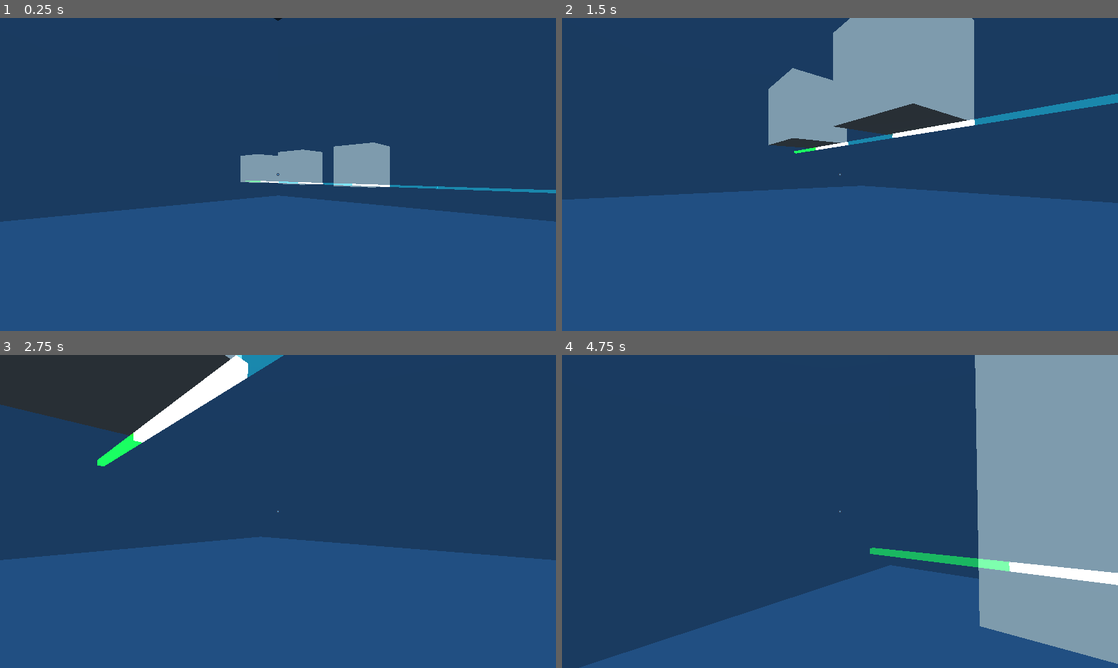
Above: before the commit, frames 1-4 (two rows, left to right).
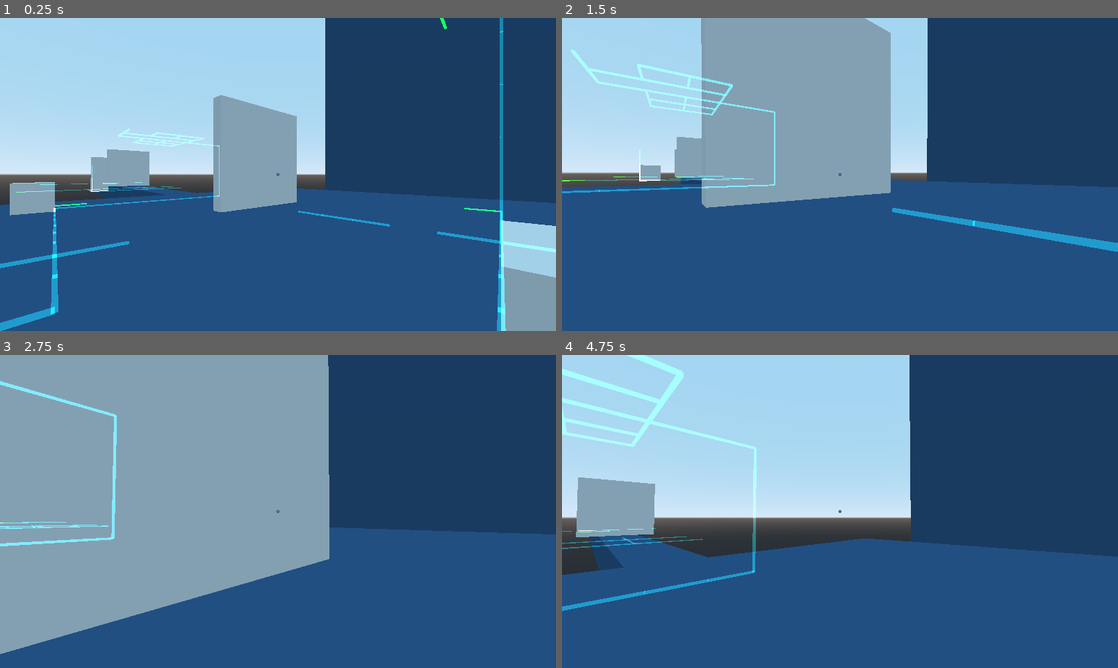
Above: after the commit, the same moments.

Repository: patrickgh3/rails
Game: Godot game, scene res://objects/World.tscn
Two runs of this game, one before a commit and one after it. Both use one fixed random seed, a clock stepped at 60 frames per second and the inputs below. The engine's default icon, where the game draws it, is replaced by a stand-in: a white triangle on a blue panel in a dark square.
Inputs (mouse positions are in pixels of both pictures, inside the frame that each line leads up to):
- Up to frame 1 (0.25 s): no input
- Up to frame 2 (1.5 s): tap Enter at 0.5 s; move the mouse to (867, 174) at 0.52 s; hold Up (ui_up) from 0.53 s (still down); tap C (crouch) at 0.6 s; move the mouse to (812, 174) at 1.27 s; click (812, 174) at 1.35 s
- Up to frame 3 (2.75 s): keep holding Up (ui_up); move the mouse to (289, 505) at 2.02 s; tap M at 2.1 s
- Up to frame 4 (4.75 s): move the mouse to (812, 574) at 2.77 s; tap C (crouch) at 2.85 s; tap Space at 3.5 s; move the mouse to (1006, 558) at 3.52 s; release Up (ui_up) at 3.53 s; hold Left (ui_left) from 3.53 s (still down); click (1006, 558) at 3.6 s; tap Enter at 4.25 s; move the mouse to (673, 464) at 4.27 s; tap M at 4.35 s

The runs differ from the first frame. In frame 1, 43% of the frame differs, in the area x 0-100%, y 0-100%; in frame 2, 38%; in frame 3, 50%; in frame 4, 76%.

Commit message:
Make some puzzle drafts, adjust leniency on rails

Diff:
--- a/rails/objects/Box.gd
+++ b/rails/objects/Box.gd
@@ -169,7 +169,7 @@
 	var pb = (point - line_b).length()
 	var difference = abs(ab - (ap + pb))
 	# Note: epsilon of 0.001 here was chosen pretty arbitrarily
-	var on = difference < 0.001
+	var on = difference < 0.0001
 	var barely = (ap < 0.001) != (pb < 0.001)
 	return {"on": on, "barely": barely}
 
--- a/rails/objects/Box.tscn
+++ b/rails/objects/Box.tscn
@@ -4,9 +4,9 @@
 
 [sub_resource type="CubeMesh" id=1]
 
+[sub_resource type="BoxShape" id=2]
+
 [sub_resource type="BoxShape" id=3]
-
-[sub_resource type="BoxShape" id=2]
 
 [node name="Box" type="Spatial"]
 transform = Transform( 1, 0, 0, 0, 1, 0, 0, 0, 1, 0, 0, -6 )
--- a/rails/objects/World.tscn
+++ b/rails/objects/World.tscn
@@ -11,7 +11,7 @@
 script = ExtResource( 5 )
 
 [node name="Player" parent="." instance=ExtResource( 4 )]
-transform = Transform( -0.707107, 0, 0.707107, 0, 1, 0, -0.707107, 0, -0.707107, 0, 1.29068, 0 )
+transform = Transform( -0.707107, 0, -0.707107, 0, 1, 0, 0.707107, 0, -0.707107, -5, 1.29068, 14 )
 
 [node name="Box" parent="." instance=ExtResource( 2 )]
 
@@ -19,16 +19,34 @@
 transform = Transform( 1, 0, 0, 0, 1, 0, 0, 0, 1, 2, 2, -6 )
 
 [node name="Box3" parent="." instance=ExtResource( 2 )]
-transform = Transform( 1, 0, 0, 0, 1, 0, 0, 0, 1, 6, 0, 4 )
+transform = Transform( 1, 0, 0, 0, 1, 0, 0, 0, 1, 7, 0, 4 )
+
+[node name="Box8" parent="." instance=ExtResource( 2 )]
+transform = Transform( 1, 0, 0, 0, 1, 0, 0, 0, 1, 6, 0, 13 )
+
+[node name="Box9" parent="." instance=ExtResource( 2 )]
+transform = Transform( 1, 0, 0, 0, 1, 0, 0, 0, 1, -6, 0, 15 )
+
+[node name="Box10" parent="." instance=ExtResource( 2 )]
+transform = Transform( 1, 0, 0, 0, 1, 0, 0, 0, 1, -10, 0, 19 )
+
+[node name="Box11" parent="." instance=ExtResource( 2 )]
+transform = Transform( 1, 0, 0, 0, 1, 0, 0, 0, 1, 17, 0, 16 )
+
+[node name="Box12" parent="." instance=ExtResource( 2 )]
+transform = Transform( 1, 0, 0, 0, 1, 0, 0, 0, 1, 35, 0, 18 )
 
 [node name="Box4" parent="." instance=ExtResource( 2 )]
-transform = Transform( 1, 0, 0, 0, 1, 0, 0, 0, 1, -6, 1, 6 )
+transform = Transform( 1, 0, 0, 0, 1, 0, 0, 0, 1, -6, 0, 7 )
 
 [node name="Box5" parent="." instance=ExtResource( 2 )]
-transform = Transform( 1, 0, 0, 0, 1, 0, 0, 0, 1, -6, 1, 4 )
+transform = Transform( 1, 0, 0, 0, 1, 0, 0, 0, 1, -6, 0, 6 )
 
 [node name="Box6" parent="." instance=ExtResource( 2 )]
-transform = Transform( 1, 0, 0, 0, 1, 0, 0, 0, 1, -6, 1, 2 )
+transform = Transform( 1, 0, 0, 0, 1, 0, 0, 0, 1, -6, 0, 5 )
+
+[node name="Box7" parent="." instance=ExtResource( 2 )]
+transform = Transform( 1, 0, 0, 0, 1, 0, 0, 0, 1, -6, 0, 4 )
 
 [node name="Rail2" parent="." instance=ExtResource( 3 )]
 transform = Transform( 1, 0, 0, 0, 1, 0, 0, 0, 1, 0, 0, -6 )
@@ -110,6 +128,24 @@
 [node name="Rail80" parent="." instance=ExtResource( 3 )]
 transform = Transform( 4.37114e-08, -3.82137e-15, 1, -8.74228e-08, -1, 0, 1, -8.74228e-08, -4.37114e-08, -6, 1, -3 )
 
+[node name="Rail81" parent="." instance=ExtResource( 3 )]
+transform = Transform( 4.37114e-08, -3.82137e-15, 1, 1, -4.37114e-08, -4.37114e-08, 4.37114e-08, 1, 1.91069e-15, -6, 0, -3 )
+
+[node name="Rail82" parent="." instance=ExtResource( 3 )]
+transform = Transform( 4.37114e-08, -3.82137e-15, 1, 1, -4.37114e-08, -4.37114e-08, 4.37114e-08, 1, 1.91069e-15, -6, 1, -3 )
+
+[node name="Rail83" parent="." instance=ExtResource( 3 )]
+transform = Transform( -1, 4.37114e-08, 0, 0, -1.91069e-15, 1, 4.37114e-08, 1, 1.91069e-15, -6, 1, -3 )
+
+[node name="Rail86" parent="." instance=ExtResource( 3 )]
+transform = Transform( -1, 4.37114e-08, 0, 0, -1.91069e-15, 1, 4.37114e-08, 1, 1.91069e-15, -7, 1, -3 )
+
+[node name="Rail87" parent="." instance=ExtResource( 3 )]
+transform = Transform( -1, 4.37114e-08, 0, 0, -1.91069e-15, 1, 4.37114e-08, 1, 1.91069e-15, -8, 1, -3 )
+
+[node name="Rail84" parent="." instance=ExtResource( 3 )]
+transform = Transform( -1, 4.37114e-08, 0, 0, -1.91069e-15, 1, 4.37114e-08, 1, 1.91069e-15, -5, 1, -3 )
+
 [node name="Rail33" parent="." instance=ExtResource( 3 )]
 transform = Transform( -1, 0, -8.74228e-08, 0, 1, 0, 8.74228e-08, 0, -1, 5, 0, 4 )
 
@@ -137,6 +173,161 @@
 [node name="Rail39" parent="." instance=ExtResource( 3 )]
 transform = Transform( 1, 0, 0, 0, 1, 0, 0, 0, 1, 5, 0, 5 )
 
+[node name="Rail88" parent="." instance=ExtResource( 3 )]
+transform = Transform( 1, 0, 0, 0, 1, 0, 0, 0, 1, 6, 0, 14 )
+
+[node name="Rail89" parent="." instance=ExtResource( 3 )]
+transform = Transform( 1, 0, 0, 0, 1, 0, 0, 0, 1, 5, 0, 14 )
+
+[node name="Rail90" parent="." instance=ExtResource( 3 )]
+transform = Transform( 1, 0, 0, 0, 1, 0, 0, 0, 1, 4, 0, 14 )
+
+[node name="Rail91" parent="." instance=ExtResource( 3 )]
+transform = Transform( 1, 0, 0, 0, 1, 0, 0, 0, 1, 3, 0, 14 )
+
+[node name="Rail92" parent="." instance=ExtResource( 3 )]
+transform = Transform( 1, 0, 0, 0, 1, 0, 0, 0, 1, 2, 0, 14 )
+
+[node name="Rail103" parent="." instance=ExtResource( 3 )]
+transform = Transform( 1, 0, 0, 0, 1, 0, 0, 0, 1, 1, 0, 14 )
+
+[node name="Rail106" parent="." instance=ExtResource( 3 )]
+transform = Transform( 1, 0, 0, 0, 1, 0, 0, 0, 1, -1, 0, 12 )
+
+[node name="Rail115" parent="." instance=ExtResource( 3 )]
+transform = Transform( 1, 0, 0, 0, 1, 0, 0, 0, 1, -2, 0, 12 )
+
+[node name="Rail109" parent="." instance=ExtResource( 3 )]
+transform = Transform( 1, 0, 0, 0, 1, 0, 0, 0, 1, 17, 0, 20 )
+
+[node name="Rail163" parent="." instance=ExtResource( 3 )]
+transform = Transform( 1, 0, 0, 0, 1, 0, 0, 0, 1, 17, 0, 16 )
+
+[node name="Rail164" parent="." instance=ExtResource( 3 )]
+transform = Transform( 1, 0, 0, 0, 1, 0, 0, 0, 1, 18, 0, 16 )
+
+[node name="Rail165" parent="." instance=ExtResource( 3 )]
+transform = Transform( 1, 0, 0, 0, 1, 0, 0, 0, 1, 19, 0, 16 )
+
+[node name="Rail152" parent="." instance=ExtResource( 3 )]
+transform = Transform( 1, 0, 0, 0, 1, 0, 0, 0, 1, 18, 0, 20 )
+
+[node name="Rail153" parent="." instance=ExtResource( 3 )]
+transform = Transform( 1, 0, 0, 0, 1, 0, 0, 0, 1, 19, 0, 20 )
+
+[node name="Rail154" parent="." instance=ExtResource( 3 )]
+transform = Transform( 1, 0, 0, 0, 1, 0, 0, 0, 1, 20, 0, 20 )
+
+[node name="Rail155" parent="." instance=ExtResource( 3 )]
+transform = Transform( 1, 0, 0, 0, 1, 0, 0, 0, 1, 21, 0, 20 )
+
+[node name="Rail151" parent="." instance=ExtResource( 3 )]
+transform = Transform( 1, 0, 0, 0, 1, 0, 0, 0, 1, 0, 0, 14 )
+
+[node name="Rail110" parent="." instance=ExtResource( 3 )]
+transform = Transform( 1, 0, 0, 0, 1, 0, 0, 0, 1, -1, 0, 14 )
+
+[node name="Rail111" parent="." instance=ExtResource( 3 )]
+transform = Transform( 1, 0, 0, 0, 1, 0, 0, 0, 1, -2, 0, 14 )
+
+[node name="Rail187" parent="." instance=ExtResource( 3 )]
+transform = Transform( 1, 0, 0, 0, 1, 0, 0, 0, 1, -7, 0, 20 )
+
+[node name="Rail191" parent="." instance=ExtResource( 3 )]
+transform = Transform( 1, 0, 0, 0, 1, 0, 0, 0, 1, -6, 0, 20 )
+
+[node name="Rail206" parent="." instance=ExtResource( 3 )]
+transform = Transform( 1, 0, 0, 0, 1, 0, 0, 0, 1, -5, 0, 20 )
+
+[node name="Rail208" parent="." instance=ExtResource( 3 )]
+transform = Transform( 1, 0, 0, 0, 1, 0, 0, 0, 1, -3, 0, 20 )
+
+[node name="Rail209" parent="." instance=ExtResource( 3 )]
+transform = Transform( 1, 0, 0, 0, 1, 0, 0, 0, 1, -2, 0, 20 )
+
+[node name="Rail211" parent="." instance=ExtResource( 3 )]
+transform = Transform( 1, 0, 0, 0, 1, 0, 0, 0, 1, -1, 0, 20 )
+
+[node name="Rail197" parent="." instance=ExtResource( 3 )]
+transform = Transform( -4.37114e-08, 0, -1, 0, 1, 0, 1, 0, -4.37114e-08, -5, 0, 20 )
+
+[node name="Rail198" parent="." instance=ExtResource( 3 )]
+transform = Transform( -4.37114e-08, 0, -1, 0, 1, 0, 1, 0, -4.37114e-08, -5, 0, 21 )
+
+[node name="Rail199" parent="." instance=ExtResource( 3 )]
+transform = Transform( -4.37114e-08, 0, -1, 0, 1, 0, 1, 0, -4.37114e-08, -5, 0, 22 )
+
+[node name="Rail200" parent="." instance=ExtResource( 3 )]
+transform = Transform( -4.37114e-08, 0, -1, 0, 1, 0, 1, 0, -4.37114e-08, -5, 0, 23 )
+
+[node name="Rail212" parent="." instance=ExtResource( 3 )]
+transform = Transform( -4.37114e-08, 0, -1, 0, 1, 0, 1, 0, -4.37114e-08, -5, 0, 24 )
+
+[node name="Rail213" parent="." instance=ExtResource( 3 )]
+transform = Transform( -1, 0, 8.74228e-08, 0, 1, 0, -8.74228e-08, 0, -1, -4, 0, 25 )
+is_target = true
+
+[node name="Rail201" parent="." instance=ExtResource( 3 )]
+transform = Transform( -4.37114e-08, 0, -1, 0, 1, 0, 1, 0, -4.37114e-08, -5, 0, 19 )
+
+[node name="Rail202" parent="." instance=ExtResource( 3 )]
+transform = Transform( -4.37114e-08, 0, -1, 0, 1, 0, 1, 0, -4.37114e-08, -5, 0, 18 )
+
+[node name="Rail203" parent="." instance=ExtResource( 3 )]
+transform = Transform( -4.37114e-08, 0, -1, 0, 1, 0, 1, 0, -4.37114e-08, -5, 0, 17 )
+
+[node name="Rail204" parent="." instance=ExtResource( 3 )]
+transform = Transform( -4.37114e-08, 0, -1, 0, 1, 0, 1, 0, -4.37114e-08, -5, 0, 16 )
+
+[node name="Rail210" parent="." instance=ExtResource( 3 )]
+transform = Transform( -4.37114e-08, 0, -1, 0, 1, 0, 1, 0, -4.37114e-08, -5, 0, 15 )
+
+[node name="Rail192" parent="." instance=ExtResource( 3 )]
+transform = Transform( -4.37114e-08, -1, 0, 1, -4.37114e-08, 0, 0, 0, 1, -5, 0, 20 )
+
+[node name="Rail193" parent="." instance=ExtResource( 3 )]
+transform = Transform( -4.37114e-08, -1, 0, 1, -4.37114e-08, 0, 0, 0, 1, -5, 1, 20 )
+
+[node name="Rail194" parent="." instance=ExtResource( 3 )]
+transform = Transform( -4.37114e-08, -1, 0, 1, -4.37114e-08, 0, 0, 0, 1, -5, 2, 20 )
+
+[node name="Rail195" parent="." instance=ExtResource( 3 )]
+transform = Transform( -4.37114e-08, -1, 0, 1, -4.37114e-08, 0, 0, 0, 1, -5, 3, 20 )
+
+[node name="Rail196" parent="." instance=ExtResource( 3 )]
+transform = Transform( -4.37114e-08, -1, 0, 1, -4.37114e-08, 0, 0, 0, 1, -5, 4, 20 )
+
+[node name="Rail214" parent="." instance=ExtResource( 3 )]
+transform = Transform( 1, 0, 0, 0, 1, 0, 0, 0, 1, -5, 5, 20 )
+
+[node name="Rail205" parent="." instance=ExtResource( 3 )]
+transform = Transform( -4.37114e-08, -1, 0, -4.37114e-08, 1.91069e-15, -1, 1, -4.37114e-08, -4.37114e-08, -4, 5, 20 )
+is_target = true
+
+[node name="Rail188" parent="." instance=ExtResource( 3 )]
+transform = Transform( 1, 0, 0, 0, 1, 0, 0, 0, 1, -8, 0, 20 )
+
+[node name="Rail189" parent="." instance=ExtResource( 3 )]
+transform = Transform( 1, 0, 0, 0, 1, 0, 0, 0, 1, -9, 0, 20 )
+
+[node name="Rail190" parent="." instance=ExtResource( 3 )]
+transform = Transform( 1, 0, 0, 0, 1, 0, 0, 0, 1, -10, 0, 20 )
+
+[node name="Rail104" parent="." instance=ExtResource( 3 )]
+transform = Transform( -4.37114e-08, 0, 1, 0, 1, 0, -1, 0, -4.37114e-08, 0, 0, 14 )
+
+[node name="Rail105" parent="." instance=ExtResource( 3 )]
+transform = Transform( -4.37114e-08, 0, 1, 0, 1, 0, -1, 0, -4.37114e-08, 0, 0, 15 )
+
+[node name="Rail116" parent="." instance=ExtResource( 3 )]
+transform = Transform( -4.37114e-08, 0, 1, 0, 1, 0, -1, 0, -4.37114e-08, 0, 0, 13 )
+
+[node name="Rail113" parent="." instance=ExtResource( 3 )]
+transform = Transform( -4.37114e-08, 0, 1, 0, 1, 0, -1, 0, -4.37114e-08, -2, 0, 14 )
+
+[node name="Rail114" parent="." instance=ExtResource( 3 )]
+transform = Transform( -4.37114e-08, 0, 1, 0, 1, 0, -1, 0, -4.37114e-08, -2, 0, 13 )
+
 [node name="Rail41" parent="." instance=ExtResource( 3 )]
 transform = Transform( 1, 0, 0, 0, 1, 0, 0, 0, 1, 3, 0, 5 )
 
@@ -149,6 +340,232 @@
 [node name="Rail48" parent="." instance=ExtResource( 3 )]
 transform = Transform( -4.37114e-08, 0, 1, 0, 1, 0, -1, 0, -4.37114e-08, 2, 0, 7 )
 
+[node name="Rail93" parent="." instance=ExtResource( 3 )]
+transform = Transform( -4.37114e-08, 0, 1, 0, 1, 0, -1, 0, -4.37114e-08, 7, 0, 16 )
+
+[node name="Rail98" parent="." instance=ExtResource( 3 )]
+transform = Transform( -4.37114e-08, 0, 1, 0, 1, 0, -1, 0, -4.37114e-08, 8, 0, 15 )
+is_target = true
+
+[node name="Rail96" parent="." instance=ExtResource( 3 )]
+transform = Transform( -4.37114e-08, 0, 1, 0, 1, 0, -1, 0, -4.37114e-08, 7, 0, 15 )
+
+[node name="Rail94" parent="." instance=ExtResource( 3 )]
+transform = Transform( -4.37114e-08, 0, 1, 0, 1, 0, -1, 0, -4.37114e-08, 7, 0, 17 )
+
+[node name="Rail95" parent="." instance=ExtResource( 3 )]
+transform = Transform( -4.37114e-08, 0, 1, 0, 1, 0, -1, 0, -4.37114e-08, 7, 0, 18 )
+
+[node name="Rail97" parent="." instance=ExtResource( 3 )]
+transform = Transform( -4.37114e-08, 0, 1, 0, 1, 0, -1, 0, -4.37114e-08, 7, 0, 19 )
+
+[node name="Rail100" parent="." instance=ExtResource( 3 )]
+transform = Transform( -4.37114e-08, 0, 1, 0, 1, 0, -1, 0, -4.37114e-08, 7, 0, 20 )
+
+[node name="Rail107" parent="." instance=ExtResource( 3 )]
+transform = Transform( -4.37114e-08, 0, 1, 0, 1, 0, -1, 0, -4.37114e-08, 7, 0, 21 )
+
+[node name="Rail112" parent="." instance=ExtResource( 3 )]
+transform = Transform( -4.37114e-08, 0, 1, 0, 1, 0, -1, 0, -4.37114e-08, 7, 3, 21 )
+
+[node name="Rail127" parent="." instance=ExtResource( 3 )]
+transform = Transform( -4.37114e-08, 0, 1, 0, 1, 0, -1, 0, -4.37114e-08, 8, 3, 19 )
+
+[node name="Rail128" parent="." instance=ExtResource( 3 )]
+transform = Transform( -4.37114e-08, 0, 1, 0, 1, 0, -1, 0, -4.37114e-08, 6, 3, 19 )
+
+[node name="Rail129" parent="." instance=ExtResource( 3 )]
+transform = Transform( -4.37114e-08, 0, 1, 0, 1, 0, -1, 0, -4.37114e-08, 6, 3, 18 )
+
+[node name="Rail130" parent="." instance=ExtResource( 3 )]
+transform = Transform( -4.37114e-08, 0, 1, 0, 1, 0, -1, 0, -4.37114e-08, 7, 3, 18 )
+
+[node name="Rail138" parent="." instance=ExtResource( 3 )]
+transform = Transform( -4.37114e-08, 0, 1, 0, 1, 0, -1, 0, -4.37114e-08, 7, 3, 17 )
+
+[node name="Rail140" parent="." instance=ExtResource( 3 )]
+transform = Transform( -4.37114e-08, 0, 1, 0, 1, 0, -1, 0, -4.37114e-08, 6, 3, 17 )
+
+[node name="Rail131" parent="." instance=ExtResource( 3 )]
+transform = Transform( -4.37114e-08, 0, 1, 0, 1, 0, -1, 0, -4.37114e-08, 8, 3, 18 )
+
+[node name="Rail132" parent="." instance=ExtResource( 3 )]
+transform = Transform( -4.37114e-08, 0, 1, 0, 1, 0, -1, 0, -4.37114e-08, 5, 3, 19 )
+
+[node name="Rail133" parent="." instance=ExtResource( 3 )]
+transform = Transform( -4.37114e-08, 0, 1, 0, 1, 0, -1, 0, -4.37114e-08, 5, 3, 18 )
+
+[node name="Rail134" parent="." instance=ExtResource( 3 )]
+transform = Transform( -4.37114e-08, 0, 1, 0, 1, 0, -1, 0, -4.37114e-08, 9, 3, 18 )
+
+[node name="Rail135" parent="." instance=ExtResource( 3 )]
+transform = Transform( -4.37114e-08, 0, 1, 0, 1, 0, -1, 0, -4.37114e-08, 9, 3, 19 )
+
+[node name="Rail117" parent="." instance=ExtResource( 3 )]
+transform = Transform( -4.37114e-08, 0, 1, 0, 1, 0, -1, 0, -4.37114e-08, 7, 3, 20 )
+
+[node name="Rail119" parent="." instance=ExtResource( 3 )]
+transform = Transform( -4.37114e-08, 0, 1, 0, 1, 0, -1, 0, -4.37114e-08, 17, 0, 20 )
+
+[node name="Rail148" parent="." instance=ExtResource( 3 )]
+transform = Transform( -4.37114e-08, 0, 1, 0, 1, 0, -1, 0, -4.37114e-08, 17, 0, 21 )
+
+[node name="Rail149" parent="." instance=ExtResource( 3 )]
+transform = Transform( -4.37114e-08, 0, 1, 0, 1, 0, -1, 0, -4.37114e-08, 17, 0, 22 )
+
+[node name="Rail150" parent="." instance=ExtResource( 3 )]
+transform = Transform( -4.37114e-08, 0, 1, 0, 1, 0, -1, 0, -4.37114e-08, 17, 0, 23 )
+
+[node name="Rail156" parent="." instance=ExtResource( 3 )]
+transform = Transform( -4.37114e-08, 0, 1, 0, 1, 0, -1, 0, -4.37114e-08, 20, 0, 17 )
+
+[node name="Rail157" parent="." instance=ExtResource( 3 )]
+transform = Transform( -4.37114e-08, 0, 1, 0, 1, 0, -1, 0, -4.37114e-08, 20, 0, 16 )
+
+[node name="Rail158" parent="." instance=ExtResource( 3 )]
+transform = Transform( -4.37114e-08, 0, 1, 0, 1, 0, -1, 0, -4.37114e-08, 20, 0, 15 )
+
+[node name="Rail159" parent="." instance=ExtResource( 3 )]
+transform = Transform( -4.37114e-08, 0, 1, 0, 1, 0, -1, 0, -4.37114e-08, 20, 0, 14 )
+
+[node name="Rail171" parent="." instance=ExtResource( 3 )]
+transform = Transform( -4.37114e-08, 0, 1, 0, 1, 0, -1, 0, -4.37114e-08, 36, 0, 14 )
+
+[node name="Rail172" parent="." instance=ExtResource( 3 )]
+transform = Transform( -4.37114e-08, 0, 1, 0, 1, 0, -1, 0, -4.37114e-08, 36, 0, 15 )
+
+[node name="Rail173" parent="." instance=ExtResource( 3 )]
+transform = Transform( -4.37114e-08, 0, 1, 0, 1, 0, -1, 0, -4.37114e-08, 36, 0, 16 )
+
+[node name="Rail174" parent="." instance=ExtResource( 3 )]
+transform = Transform( -4.37114e-08, 0, 1, 0, 1, 0, -1, 0, -4.37114e-08, 36, 0, 17 )
+
+[node name="Rail175" parent="." instance=ExtResource( 3 )]
+transform = Transform( -4.37114e-08, 0, 1, 0, 1, 0, -1, 0, -4.37114e-08, 36, 0, 18 )
+
+[node name="Rail176" parent="." instance=ExtResource( 3 )]
+transform = Transform( -4.37114e-08, 0, 1, 0, 1, 0, -1, 0, -4.37114e-08, 36, 0, 19 )
+
+[node name="Rail177" parent="." instance=ExtResource( 3 )]
+transform = Transform( -4.37114e-08, 0, 1, 0, 1, 0, -1, 0, -4.37114e-08, 36, 0, 20 )
+
+[node name="Rail186" parent="." instance=ExtResource( 3 )]
+transform = Transform( -4.37114e-08, 0, 1, 0, 1, 0, -1, 0, -4.37114e-08, 33, 0, 20 )
+
+[node name="Rail182" parent="." instance=ExtResource( 3 )]
+transform = Transform( -1, 0, -8.74228e-08, 0, 1, 0, 8.74228e-08, 0, -1, 36, 0, 20 )
+
+[node name="Rail183" parent="." instance=ExtResource( 3 )]
+transform = Transform( -1, 0, -8.74228e-08, 0, 1, 0, 8.74228e-08, 0, -1, 35, 0, 20 )
+
+[node name="Rail184" parent="." instance=ExtResource( 3 )]
+transform = Transform( -1, 0, -8.74228e-08, 0, 1, 0, 8.74228e-08, 0, -1, 34, 0, 20 )
+
+[node name="Rail178" parent="." instance=ExtResource( 3 )]
+transform = Transform( -4.37114e-08, 0, 1, 0, 1, 0, -1, 0, -4.37114e-08, 36, 0, 21 )
+
+[node name="Rail179" parent="." instance=ExtResource( 3 )]
+transform = Transform( -4.37114e-08, 0, 1, 0, 1, 0, -1, 0, -4.37114e-08, 36, 0, 22 )
+
+[node name="Rail180" parent="." instance=ExtResource( 3 )]
+transform = Transform( -4.37114e-08, 0, 1, 0, 1, 0, -1, 0, -4.37114e-08, 36, 0, 23 )
+
+[node name="Rail181" parent="." instance=ExtResource( 3 )]
+transform = Transform( -4.37114e-08, 0, 1, 0, 1, 0, -1, 0, -4.37114e-08, 36, 0, 24 )
+
+[node name="Rail166" parent="." instance=ExtResource( 3 )]
+transform = Transform( -4.37114e-08, 0, 1, 0, 1, 0, -1, 0, -4.37114e-08, 20, 0, 13 )
+is_target = true
+
+[node name="Rail170" parent="." instance=ExtResource( 3 )]
+transform = Transform( -4.37114e-08, 0, 1, 0, 1, 0, -1, 0, -4.37114e-08, 36, 0, 13 )
+is_target = true
+
+[node name="Rail185" parent="." instance=ExtResource( 3 )]
+transform = Transform( -4.37114e-08, 0, 1, 0, 1, 0, -1, 0, -4.37114e-08, 33, 0, 19 )
+is_target = true
+
+[node name="Rail160" parent="." instance=ExtResource( 3 )]
+transform = Transform( -4.37114e-08, 0, 1, 0, 1, 0, -1, 0, -4.37114e-08, 20, 0, 18 )
+
+[node name="Rail161" parent="." instance=ExtResource( 3 )]
+transform = Transform( -4.37114e-08, 0, 1, 0, 1, 0, -1, 0, -4.37114e-08, 20, 0, 19 )
+
+[node name="Rail167" parent="." instance=ExtResource( 3 )]
+transform = Transform( -4.37114e-08, 0, 1, 0, 1, 0, -1, 0, -4.37114e-08, 20, 0, 21 )
+
+[node name="Rail168" parent="." instance=ExtResource( 3 )]
+transform = Transform( -4.37114e-08, 0, 1, 0, 1, 0, -1, 0, -4.37114e-08, 20, 0, 22 )
+
+[node name="Rail169" parent="." instance=ExtResource( 3 )]
+transform = Transform( -4.37114e-08, 0, 1, 0, 1, 0, -1, 0, -4.37114e-08, 20, 0, 23 )
+
+[node name="Rail162" parent="." instance=ExtResource( 3 )]
+transform = Transform( -4.37114e-08, 0, 1, 0, 1, 0, -1, 0, -4.37114e-08, 20, 0, 20 )
+
+[node name="Rail143" parent="." instance=ExtResource( 3 )]
+transform = Transform( -4.37114e-08, 0, 1, 0, 1, 0, -1, 0, -4.37114e-08, 17, 0, 19 )
+
+[node name="Rail144" parent="." instance=ExtResource( 3 )]
+transform = Transform( -4.37114e-08, 0, 1, 0, 1, 0, -1, 0, -4.37114e-08, 17, 0, 18 )
+
+[node name="Rail145" parent="." instance=ExtResource( 3 )]
+transform = Transform( -4.37114e-08, 0, 1, 0, 1, 0, -1, 0, -4.37114e-08, 17, 0, 17 )
+
+[node name="Rail146" parent="." instance=ExtResource( 3 )]
+transform = Transform( -4.37114e-08, 0, 1, 1, -4.37114e-08, 4.37114e-08, 4.37114e-08, 1, 1.91069e-15, 17, 0, 16 )
+
+[node name="Rail147" parent="." instance=ExtResource( 3 )]
+transform = Transform( -4.37114e-08, 0, 1, 1, -4.37114e-08, 4.37114e-08, 4.37114e-08, 1, 1.91069e-15, 17, 1, 16 )
+
+[node name="Rail118" parent="." instance=ExtResource( 3 )]
+transform = Transform( -4.37114e-08, 0, 1, 0, 1, 0, -1, 0, -4.37114e-08, 7, 3, 19 )
+
+[node name="Rail120" parent="." instance=ExtResource( 3 )]
+transform = Transform( -1, 0, -8.74228e-08, 0, 1, 0, 8.74228e-08, 0, -1, 7, 3, 19 )
+
+[node name="Rail121" parent="." instance=ExtResource( 3 )]
+transform = Transform( -1, 0, -8.74228e-08, 0, 1, 0, 8.74228e-08, 0, -1, 8, 3, 19 )
+
+[node name="Rail136" parent="." instance=ExtResource( 3 )]
+transform = Transform( -1, 0, -8.74228e-08, 0, 1, 0, 8.74228e-08, 0, -1, 9, 3, 17 )
+
+[node name="Rail139" parent="." instance=ExtResource( 3 )]
+transform = Transform( -1, 0, -8.74228e-08, 0, 1, 0, 8.74228e-08, 0, -1, 6, 3, 17 )
+
+[node name="Rail137" parent="." instance=ExtResource( 3 )]
+transform = Transform( -1, 0, -8.74228e-08, 0, 1, 0, 8.74228e-08, 0, -1, 8, 3, 17 )
+
+[node name="Rail141" parent="." instance=ExtResource( 3 )]
+transform = Transform( -1, 0, -8.74228e-08, 0, 1, 0, 8.74228e-08, 0, -1, 7, 3, 16 )
+
+[node name="Rail142" parent="." instance=ExtResource( 3 )]
+transform = Transform( -1, 0, -8.74228e-08, 0, 1, 0, 8.74228e-08, 0, -1, 6, 3, 16 )
+
+[node name="Rail122" parent="." instance=ExtResource( 3 )]
+transform = Transform( -1, 0, -8.74228e-08, 0, 1, 0, 8.74228e-08, 0, -1, 8, 3, 18 )
+
+[node name="Rail123" parent="." instance=ExtResource( 3 )]
+transform = Transform( -1, 0, -8.74228e-08, 0, 1, 0, 8.74228e-08, 0, -1, 9, 3, 18 )
+
+[node name="Rail124" parent="." instance=ExtResource( 3 )]
+transform = Transform( -1, 0, -8.74228e-08, 0, 1, 0, 8.74228e-08, 0, -1, 9, 3, 19 )
+
+[node name="Rail125" parent="." instance=ExtResource( 3 )]
+transform = Transform( -1, 0, -8.74228e-08, 0, 1, 0, 8.74228e-08, 0, -1, 6, 3, 19 )
+
+[node name="Rail126" parent="." instance=ExtResource( 3 )]
+transform = Transform( -1, 0, -8.74228e-08, 0, 1, 0, 8.74228e-08, 0, -1, 6, 3, 18 )
+
+[node name="Rail99" parent="." instance=ExtResource( 3 )]
+transform = Transform( -4.37114e-08, 0, 1, 1, -4.37114e-08, 4.37114e-08, 4.37114e-08, 1, 1.91069e-15, 7, 0, 21 )
+
+[node name="Rail101" parent="." instance=ExtResource( 3 )]
+transform = Transform( -4.37114e-08, 0, 1, 1, -4.37114e-08, 4.37114e-08, 4.37114e-08, 1, 1.91069e-15, 7, 1, 21 )
+
+[node name="Rail102" parent="." instance=ExtResource( 3 )]
+transform = Transform( -4.37114e-08, 0, 1, 1, -4.37114e-08, 4.37114e-08, 4.37114e-08, 1, 1.91069e-15, 7, 2, 21 )
+
 [node name="Rail51" parent="." instance=ExtResource( 3 )]
 transform = Transform( -4.37114e-08, 0, 1, 0, 1, 0, -1, 0, -4.37114e-08, 2, 0, 8 )
 
@@ -272,8 +689,20 @@
 [node name="Ground" parent="." instance=ExtResource( 1 )]
 transform = Transform( 10, 0, 0, 0, 1, 0, 0, 0, 10, -0.0435007, -1.03911, -0.023643 )
 
+[node name="Ground2" parent="." instance=ExtResource( 1 )]
+transform = Transform( 10, 0, 0, 0, 1, 0, 0, 0, 10, 0, -1, 20 )
+
+[node name="Ground9" parent="." instance=ExtResource( 1 )]
+transform = Transform( 10, 0, 0, 0, 1, 0, 0, 0, 1, 20, -1, 20 )
+
+[node name="Ground10" parent="." instance=ExtResource( 1 )]
+transform = Transform( 10, 0, 0, 0, 1, 0, 0, 0, 1, 40, -1, 20 )
+
+[node name="Ground11" parent="." instance=ExtResource( 1 )]
+transform = Transform( 1, 0, 0, 0, 1, 0, 0, 0, 1, 36, -1, 22 )
+
 [node name="Ground6" parent="." instance=ExtResource( 1 )]
-transform = Transform( 10, 0, 0, 0, 1, 0, 0, 0, 10, 0, 12, 0 )
+transform = Transform( 10, 0, 0, 0, 1, 0, 0, 0, 10, 0, 12, -2 )
 
 [node name="Ground7" parent="." instance=ExtResource( 1 )]
 transform = Transform( 6, 0, 0, 0, 10, 0, 0, 0, 1, 4, 1, -11 )
@@ -291,8 +720,32 @@
 transform = Transform( 1, 0, 0, 0, 10, 0, 0, 0, 10, 11, 1, 0 )
 
 [node name="Ground3" parent="." instance=ExtResource( 1 )]
-transform = Transform( 10, 0, 0, 0, 10, 0, 0, 0, 1, 0, 1, 11 )
+transform = Transform( 10, 0, 0, 0, 62, 0, 0, 0, 1, 0, 1, 38 )
 
 [node name="Door" parent="." instance=ExtResource( 6 )]
 transform = Transform( 1, 0, 0, 0, 1, 0, 0, 0, 1, -4, 0, -10 )
 boxes = [ NodePath("../Box"), NodePath("../Box2") ]
+
+[node name="Door2" parent="." instance=ExtResource( 6 )]
+transform = Transform( -4.37114e-08, 0, 1, 0, 1, 0, -1, 0, -4.37114e-08, 25, 0, 20 )
+boxes = [ NodePath("../Box11") ]
+
+[node name="Door5" parent="." instance=ExtResource( 6 )]
+transform = Transform( 0.25, 0, 0, 0, 1, 0, 0, 0, 1, 36, 0, 22 )
+boxes = [ NodePath("../Box11") ]
+
+[node name="Door6" parent="." instance=ExtResource( 6 )]
+transform = Transform( -4.37114e-08, 0, 1, 0, 1, 0, -1, 0, -4.37114e-08, 40, 0, 20 )
+boxes = [ NodePath("../Box11") ]
+
+[node name="Door3" parent="." instance=ExtResource( 6 )]
+transform = Transform( -4.37114e-08, 0, 1, 0, 1, 0, -1, 0, -4.37114e-08, 2, 0, 20 )
+boxes = [ NodePath("../Box8") ]
+
+[node name="Door7" parent="." instance=ExtResource( 6 )]
+transform = Transform( -4.37114e-08, 0, 1, 0, 1, 0, -1, 0, -4.37114e-08, -12, 0, 20 )
+boxes = [ NodePath("../Box8") ]
+
+[node name="Door4" parent="." instance=ExtResource( 6 )]
+transform = Transform( -4.37114e-08, 0, 1, 0, 1, 0, -1, 0, -4.37114e-08, -10, 0, 7 )
+boxes = [ NodePath("../Box4"), NodePath("../Box5"), NodePath("../Box6"), NodePath("../Box7") ]
Not shown: 1 places in rails/objects/Box.tscn that only renumber resources
